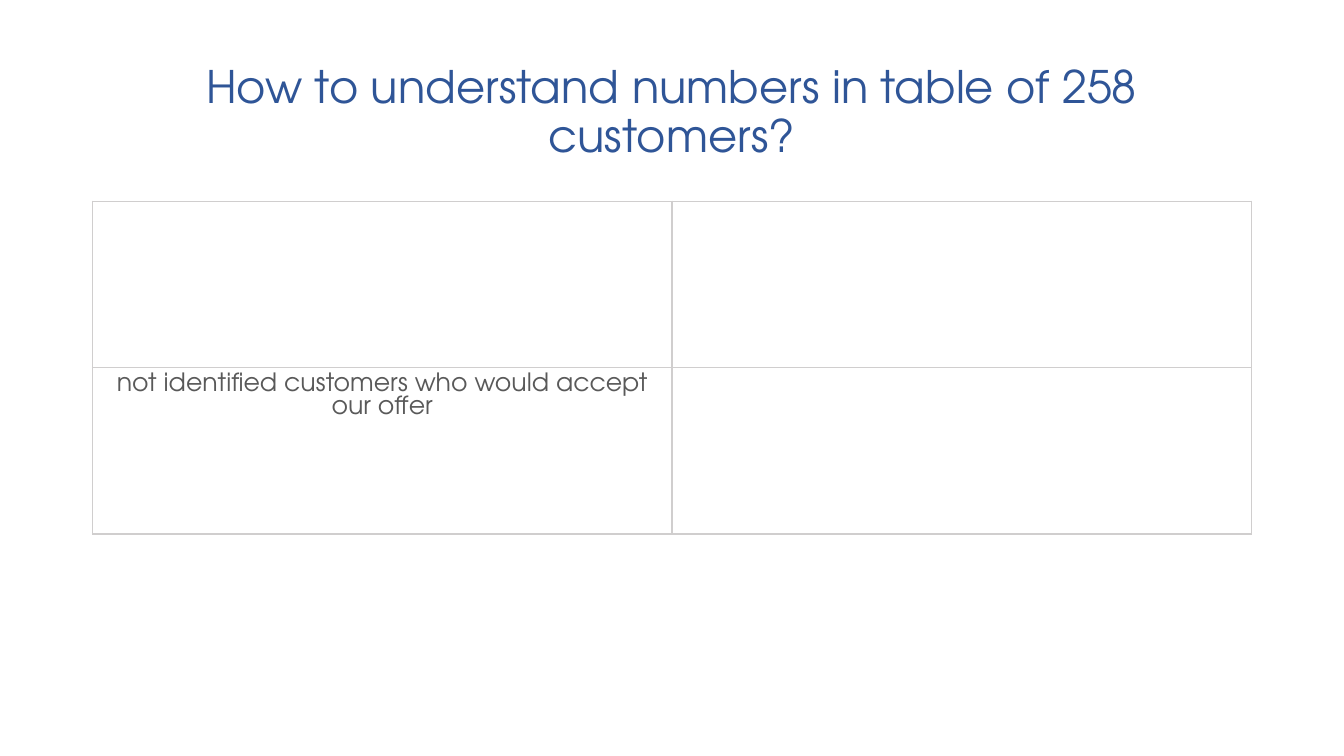
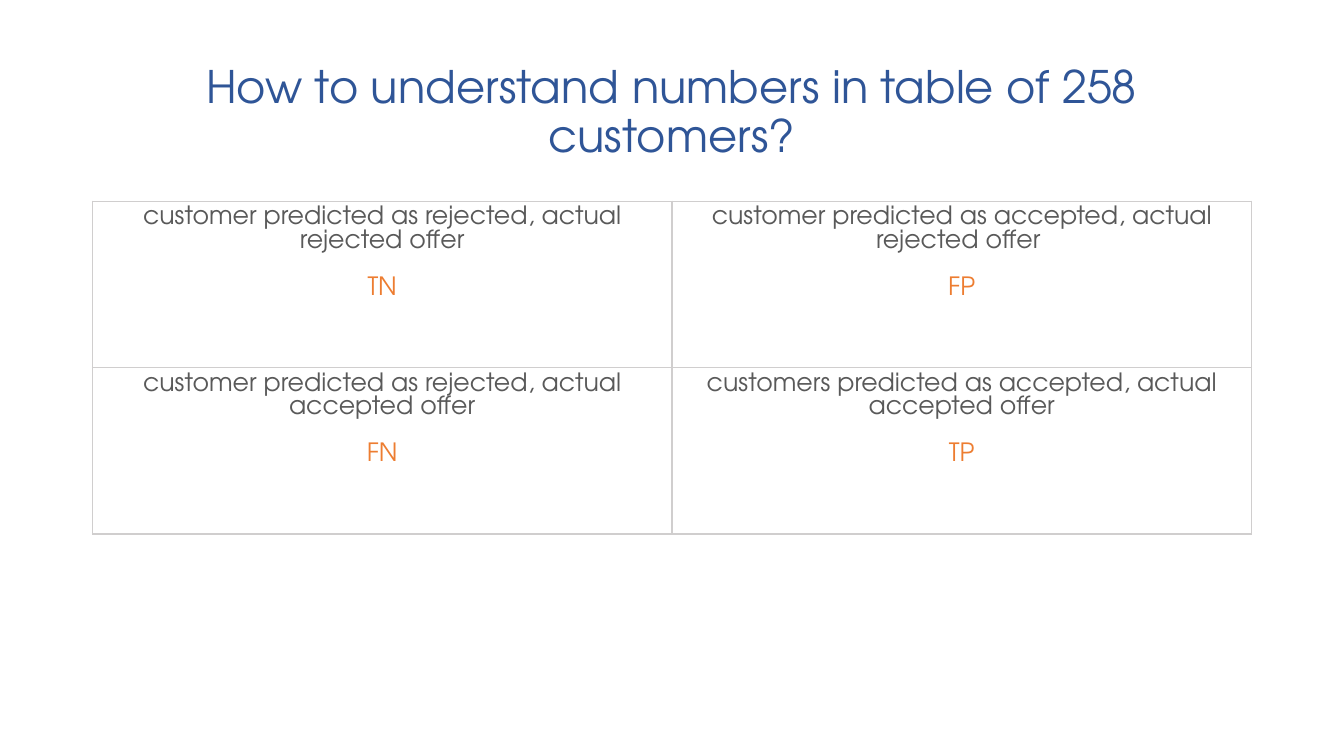
Before and after one commit to mjasieczko/new_offer_success_predictor, a slide deck: slide 26 of presentations/business/pnos_business_ppt.pptx (slide 25 before the commit). Drawn at 1344x756 pixels with LibreOffice and Linux fonts; fonts in the diff are those of the drawing. Boxes give left, top, right and bottom in pixels: in the first picture for what was removed or moved away, otherwise in the second. Text is boxed around its words. In the diff, an @@ line names an element or a change of style, - is before the commit and + after.

```diff
--- a/presentations/business/pnos_business_ppt.pptx
+++ b/presentations/business/pnos_business_ppt.pptx
@@ table at bbox=[93, 202, 1252, 534] @@
-row 1, column 1: 
+row 1, column 1: customer predicted as rejected, actual rejected offer / TN
-row 1, column 2: 
+row 1, column 2: customer predicted as accepted, actual rejected offer / FP
-row 2, column 1: not identified customers who would accept / our offer
+row 2, column 1: customer predicted as rejected, actual accepted offer / FN
-row 2, column 2: 
+row 2, column 2: customers predicted as accepted, actual accepted offer / TP
```
Also in this commit, not shown: 15 other slides changed, 1 slide added, 3 other files.
